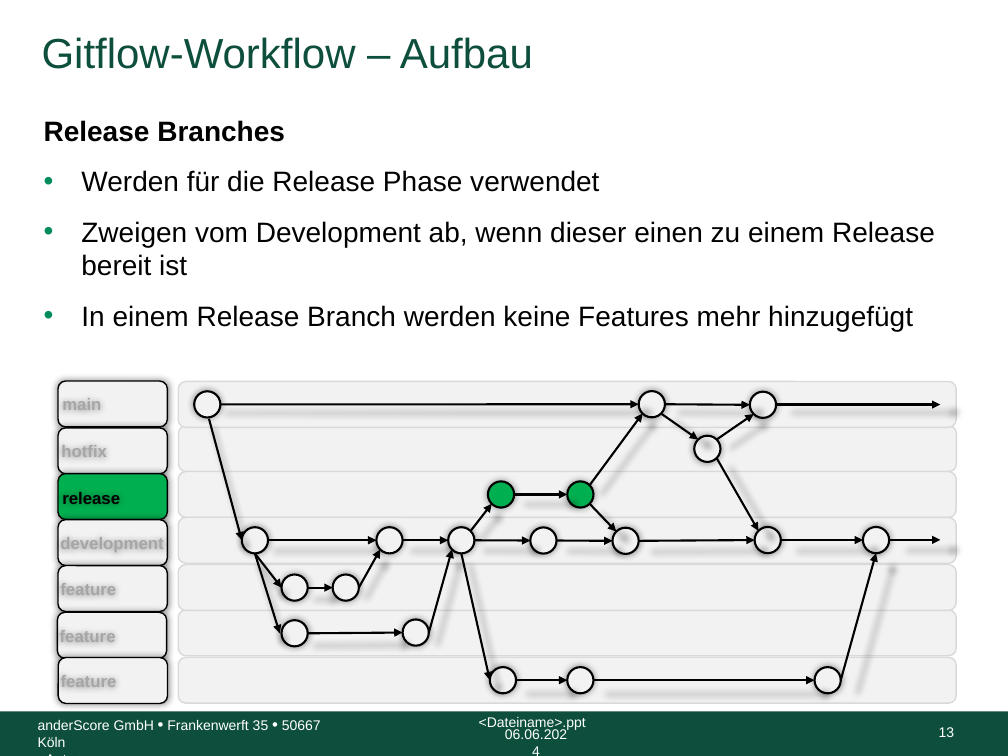
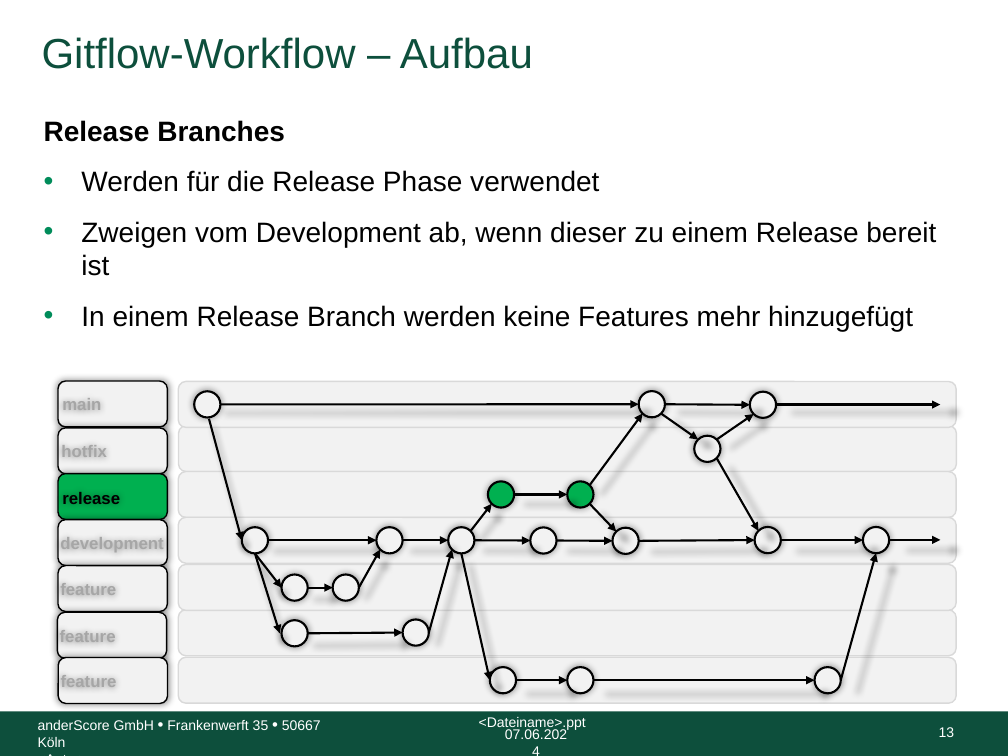
Before and after one commit to anderscore-gmbh/gitlab, a slide deck: slide 13 of slides/Tag-2_1-Gitflow-Workflow.pptx. Drawn at 1008x756 pixels with LibreOffice and Linux fonts; fonts in the diff are those of the drawing; background and template pictures are left out. Boxes give left, top, right and bottom in pixels: in the first picture for what was removed or moved away, otherwise in the second. Text is boxed around its words. In the diff, an @@ line names an element or a change of style, - is before the commit and + after.

Commit message:
Fix typos and slides

```diff
--- a/slides/Tag-2_1-Gitflow-Workflow.pptx
+++ b/slides/Tag-2_1-Gitflow-Workflow.pptx
@@ text at [81, 221, 936, 276]: text changed @@
-• Zweigen vom Development ab, wenn dieser einen zu einem Release bereit ist
+• Zweigen vom Development ab, wenn dieser zu einem Release bereit ist
@@ text at [505, 729, 567, 739]: text changed @@
-06.06.2024
+07.06.2024
```
Also in this commit, not shown: 36 other slides changed.
